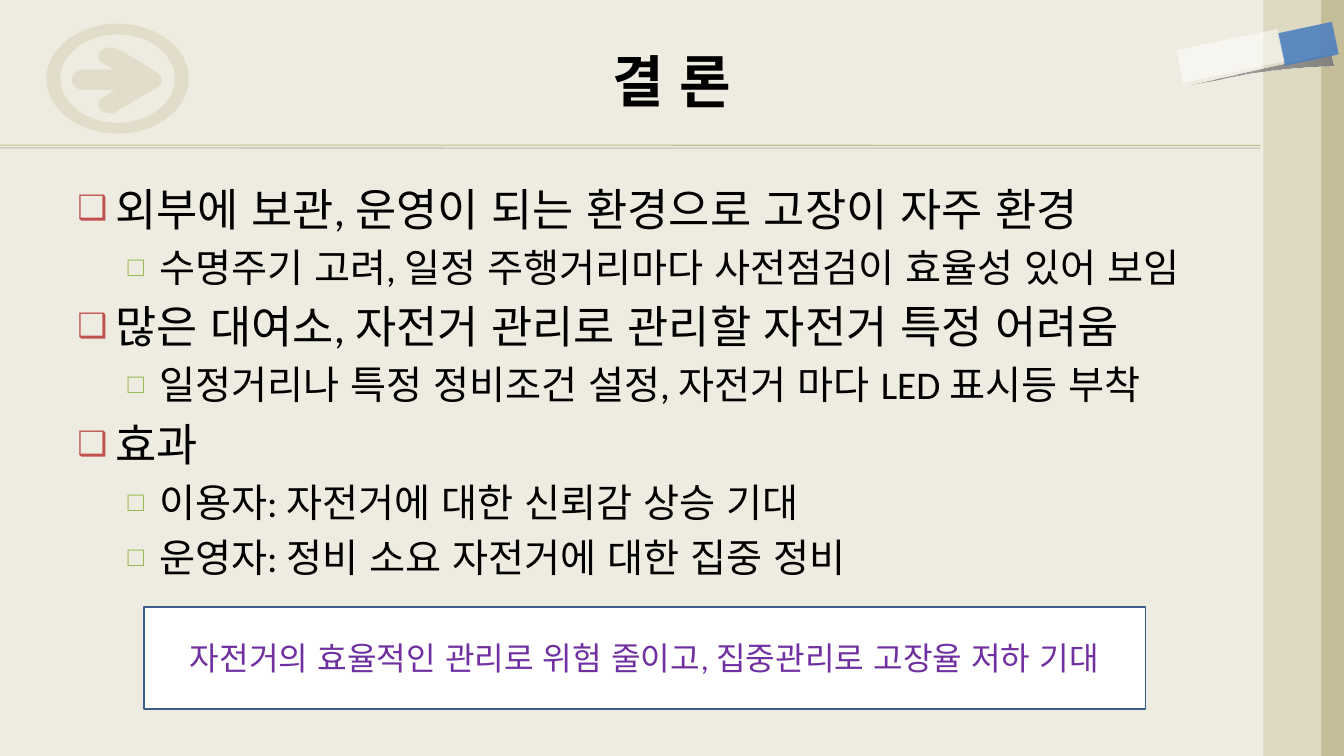
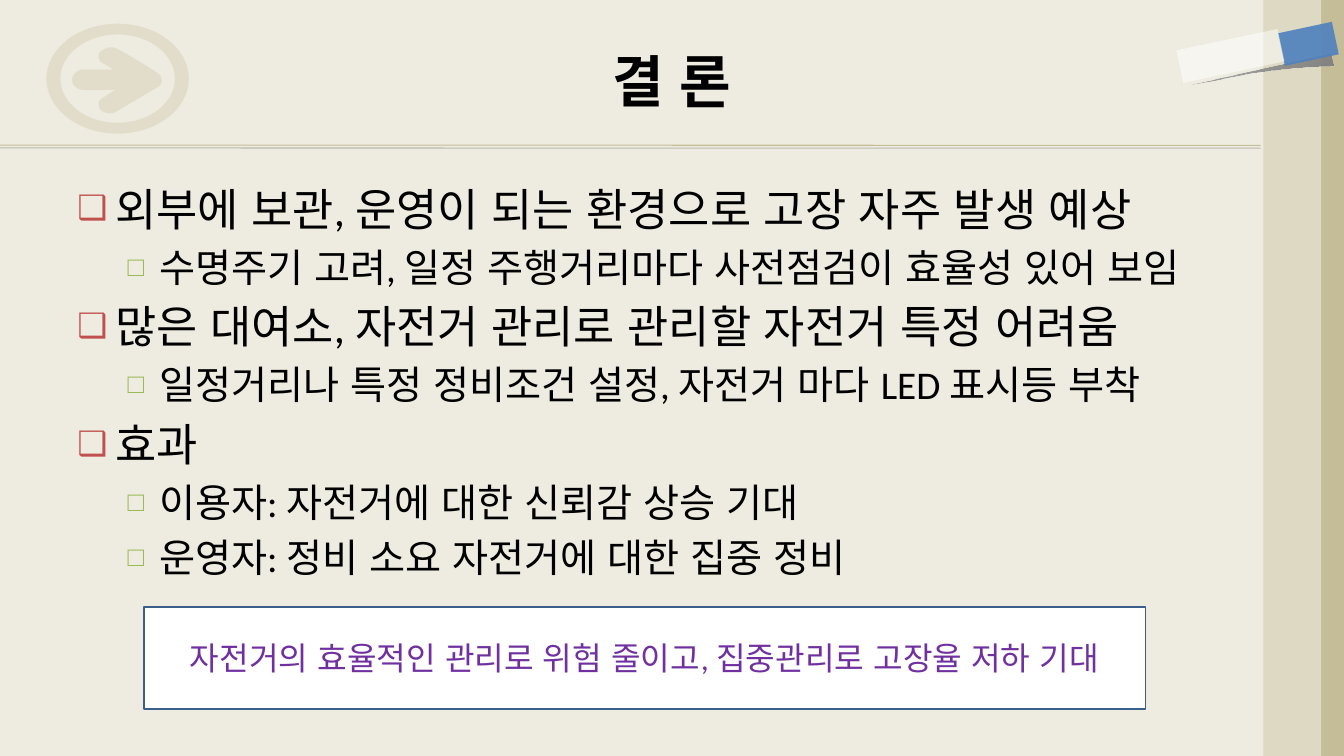
Before and after one commit to aiexplorer515/seoulbike_turtles, a slide deck: slide 7 of data/공공자전거발표자료.pptx. Drawn at 1344x756 pixels with LibreOffice and Linux fonts; fonts in the diff are those of the drawing. Boxes give left, top, right and bottom in pixels: in the first picture for what was removed or moved away, otherwise in the second. Text is boxed around its words. In the diff, an @@ line names an element or a change of style, - is before the commit and + after.

```diff
--- a/data/공공자전거발표자료.pptx
+++ b/data/공공자전거발표자료.pptx
@@ text at (115, 188, 1131, 232): text changed @@
-❑ 외부에 보관, 운영이 되는 환경으로 고장이 자주 환경
+❑ 외부에 보관, 운영이 되는 환경으로 고장 자주 발생 예상
```
